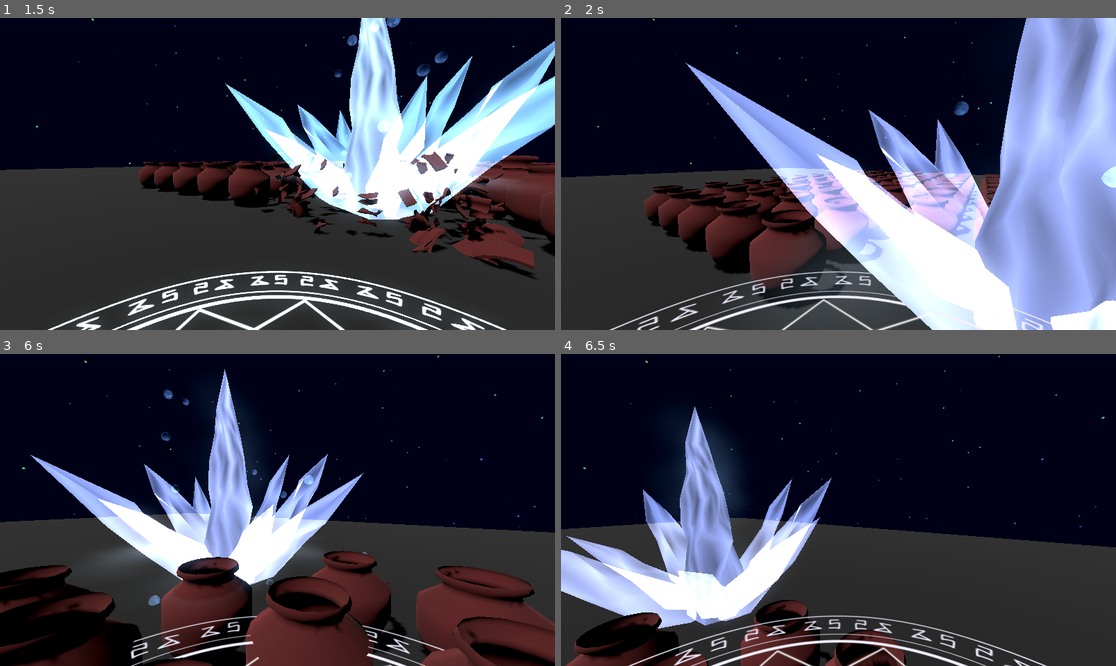
Above: before the commit, frames 1-4 (two rows, left to right).
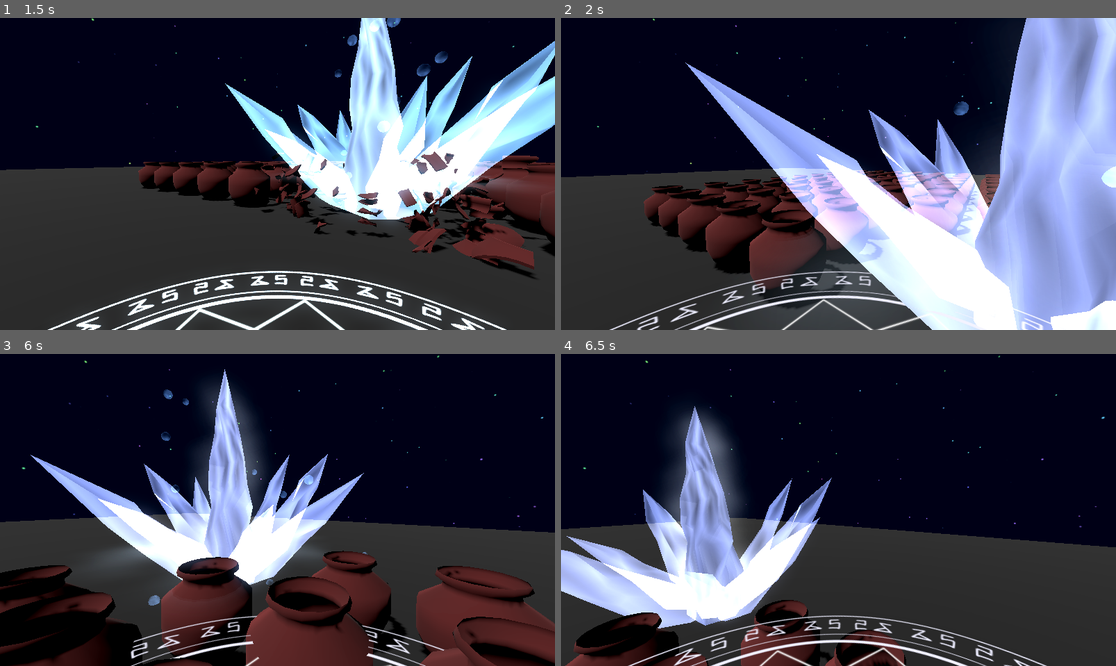
Above: after the commit, the same moments.

Repository: wispykey/shader-dump
Game: Godot game, scene res://demo_map.tscn
Same seed, same stepped clock (60 frames per second), same inputs: the game is played once before the commit and once after it.
Inputs (mouse positions are in pixels of both pictures, inside the frame that each line leads up to):
- Up to frame 1 (1.5 s): tap Enter (ui_accept) at 0.5, 0.77 s; move the mouse to (399, 158) at 0.52 s; hold Right (ui_right) 0.53-1.28 s; click (399, 158) at 0.67 s; move the mouse to (249, 174) at 1.27 s; hold Up (ui_up) from 1.28 s (still down)
- Up to frame 2 (2 s): keep holding Up (ui_up); tap Enter (ui_accept) at 1.52 s
- Up to frame 3 (6 s): move the mouse to (288, 503) at 2.02 s; move the mouse to (271, 516) at 2.77 s; click (271, 516) at 2.92 s; tap Enter (ui_accept) at 3.02, 3.77, 4.52 s; move the mouse to (316, 513) at 3.52 s; move the mouse to (233, 506) at 4.27 s; move the mouse to (283, 510) at 5.02 s; click (283, 510) at 5.17 s; move the mouse to (255, 503) at 5.77 s; release Up (ui_up) at 5.78 s; hold Right (ui_right) from 5.78 s (still down)
- Up to frame 4 (6.5 s): keep holding Right (ui_right); tap Enter (ui_accept) at 6.02 s

Frame 1 is identical in both runs. In frame 2, 1.4% of the frame differs, in the area x 71-83%, y 38-100%; in frame 3, 1.5%; in frame 4, 2.3%, in the area x 18-35%, y 18-86%.

Commit message:
Animate scale of decal

Diff:
--- a/3D/SoulFreeze/soul_freeze.tscn
+++ b/3D/SoulFreeze/soul_freeze.tscn
@@ -511,9 +511,13 @@
 shading_mode = 0
 vertex_color_use_as_albedo = true
 vertex_color_is_srgb = true
-albedo_color = Color(0.68693566, 0.8537742, 0.99112445, 0.29803923)
+albedo_color = Color(0.95, 0.9775, 1, 0.29803923)
 albedo_texture = ExtResource("6_fqosr")
+billboard_mode = 3
 billboard_keep_scale = true
+particles_anim_h_frames = 1
+particles_anim_v_frames = 1
+particles_anim_loop = false
 proximity_fade_enabled = true
 proximity_fade_distance = 0.3
 
@@ -553,7 +557,7 @@
 spread = 15.0
 gravity = Vector3(0, 1, 0)
 scale_min = 2.0
-scale_max = 3.0
+scale_max = 2.3
 scale_curve = SubResource("CurveTexture_mqdcg")
 color_ramp = SubResource("GradientTexture1D_g8cn1")
 alpha_curve = SubResource("CurveTexture_t6q70")
@@ -793,7 +797,7 @@
 [node name="IcySmokeShard" type="GPUParticles3D" parent="." unique_id=548237200]
 material_override = SubResource("StandardMaterial3D_3e3ww")
 emitting = false
-amount = 60
+amount = 200
 lifetime = 3.0
 explosiveness = 0.83
 fixed_fps = 60
